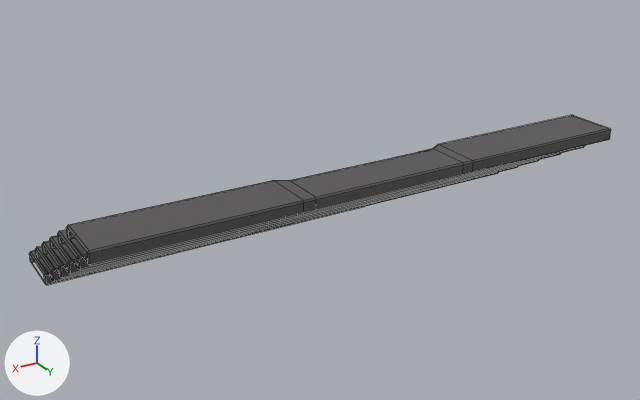
The FBX model Assets/Models/Environment/Ville/Escaliers/01/Escaliers_01_LP.fbx: old version first, new version second.
The view is the same before and after, from a 50 mm lens placed at (8.27, 7.7, 4.44), pointed at (3.67, 0.05, 0.61). The lights are fixed; the arrows at lower left show +X, +Y and +Z. Mesh edges are drawn as thin lines. Where no turn or scale is listed for an object, it has been applied to the vertices.

Names of what the first picture shows: 'Marche01_low', 'Marche02_low', 'Marche03_low', 'Marche04_low', 'Marche05_low', 'Marche06_low'.
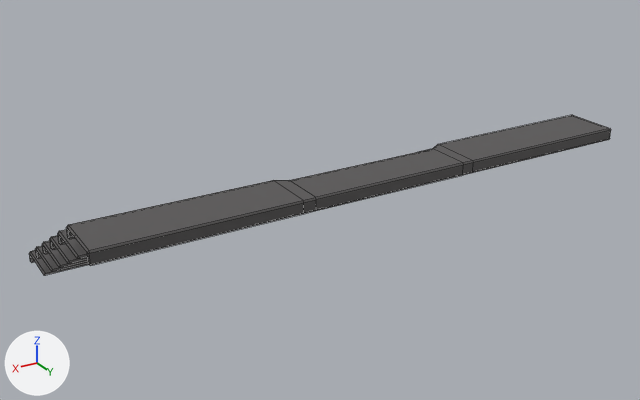
Where the change shows, as pixel boxes (x1, y1, x2, y2) in the pictures (640 x 400 px):
'Marche05_low', reshaped: before (58, 146, 584, 270); after (58, 229, 87, 258)
'Marche04_low', reshaped: before (50, 153, 561, 274); after (50, 235, 88, 263)
'Marche03_low', reshaped: before (42, 160, 538, 278); after (42, 241, 88, 267)
'Marche02_low', reshaped: before (35, 166, 518, 282); after (35, 246, 88, 271)
'Marche01_low', reshaped: before (29, 172, 498, 285); after (29, 250, 89, 275)
part 1 of me_cube_551, deleted: before (60, 146, 584, 270)
part 2 of me_cube_565, deleted: before (37, 166, 518, 282)
part 3 of me_cube_561, deleted: before (52, 153, 561, 274)
part 4 of me_cube_563, deleted: before (44, 160, 538, 278)
part 5 of me_cube_569, deleted: before (31, 172, 498, 285)

The edits, one by one:
me_cube_563 is used by ob_marche03_low; location (3.574, -0.082, 0.578).
me_cube_563 had 56 vertices, 51 faces and spanned x -3.0..3.0, y -0.31..0.29, z -0.07..0.07.
me_cube_563 now has 42 vertices, 35 faces and spans x -3.0..3.0, y -0.31..0.29, z -0.07..0.07.
Part 4, on me_cube_563:
14 vertices are removed from x -3.0..3.0, y 0.28..0.29, z -0.07..-0.05.
16 faces are deleted.
me_cube_561 is used by ob_marche04_low; location (3.574, 0.268, 0.778).
me_cube_561 had 56 vertices, 51 faces and spanned x -3.0..3.0, y -0.31..0.29, z -0.07..0.07.
me_cube_561 now has 42 vertices, 35 faces and spans x -3.0..3.0, y -0.31..0.29, z -0.07..0.07.
Part 3, on me_cube_561:
14 vertices are removed from x -3.0..3.0, y 0.28..0.29, z -0.07..-0.05.
16 faces are deleted.
me_cube_551 is used by ob_marche05_low; location (3.574, 0.618, 0.978).
me_cube_551 had 56 vertices, 51 faces and spanned x -3.0..3.0, y -0.31..0.29, z -0.07..0.07.
me_cube_551 now has 42 vertices, 35 faces and spans x -3.0..3.0, y -0.31..0.29, z -0.07..0.07.
Part 1, on me_cube_551:
14 vertices are removed from x -3.0..3.0, y 0.28..0.29, z -0.07..-0.05.
16 faces are deleted.
me_cube_565 is used by ob_marche02_low; location (3.574, -0.432, 0.378).
me_cube_565 had 56 vertices, 51 faces and spanned x -3.0..3.0, y -0.31..0.29, z -0.07..0.07.
me_cube_565 now has 42 vertices, 35 faces and spans x -3.0..3.0, y -0.31..0.29, z -0.07..0.07.
Part 2, on me_cube_565:
14 vertices are removed from x -3.0..3.0, y 0.28..0.29, z -0.07..-0.05.
16 faces are deleted.
me_cube_569 is used by ob_marche01_low; location (3.574, -0.782, 0.178).
me_cube_569 had 56 vertices, 51 faces and spanned x -3.0..3.0, y -0.31..0.29, z -0.07..0.07.
me_cube_569 now has 42 vertices, 35 faces and spans x -3.0..3.0, y -0.31..0.29, z -0.07..0.07.
Part 5, on me_cube_569:
14 vertices are removed from x -3.0..3.0, y 0.28..0.29, z -0.07..-0.05.
16 faces are deleted.
